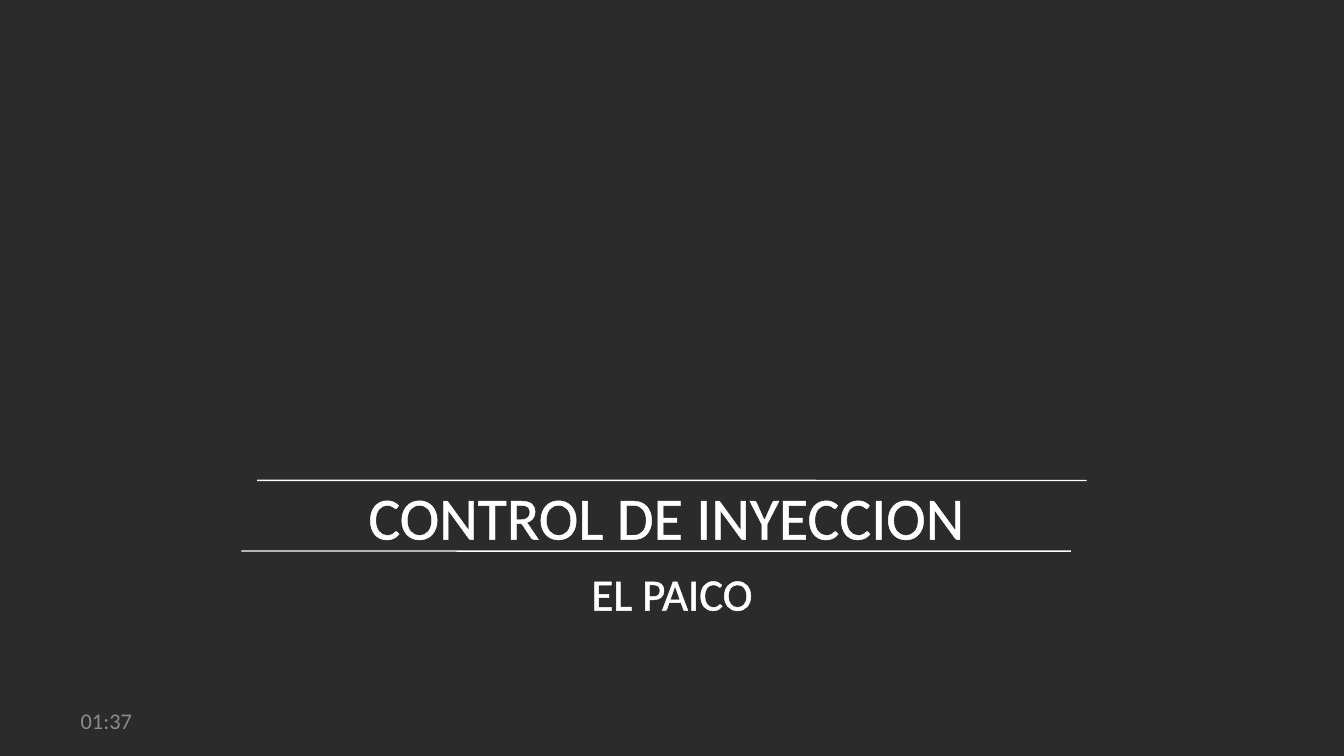
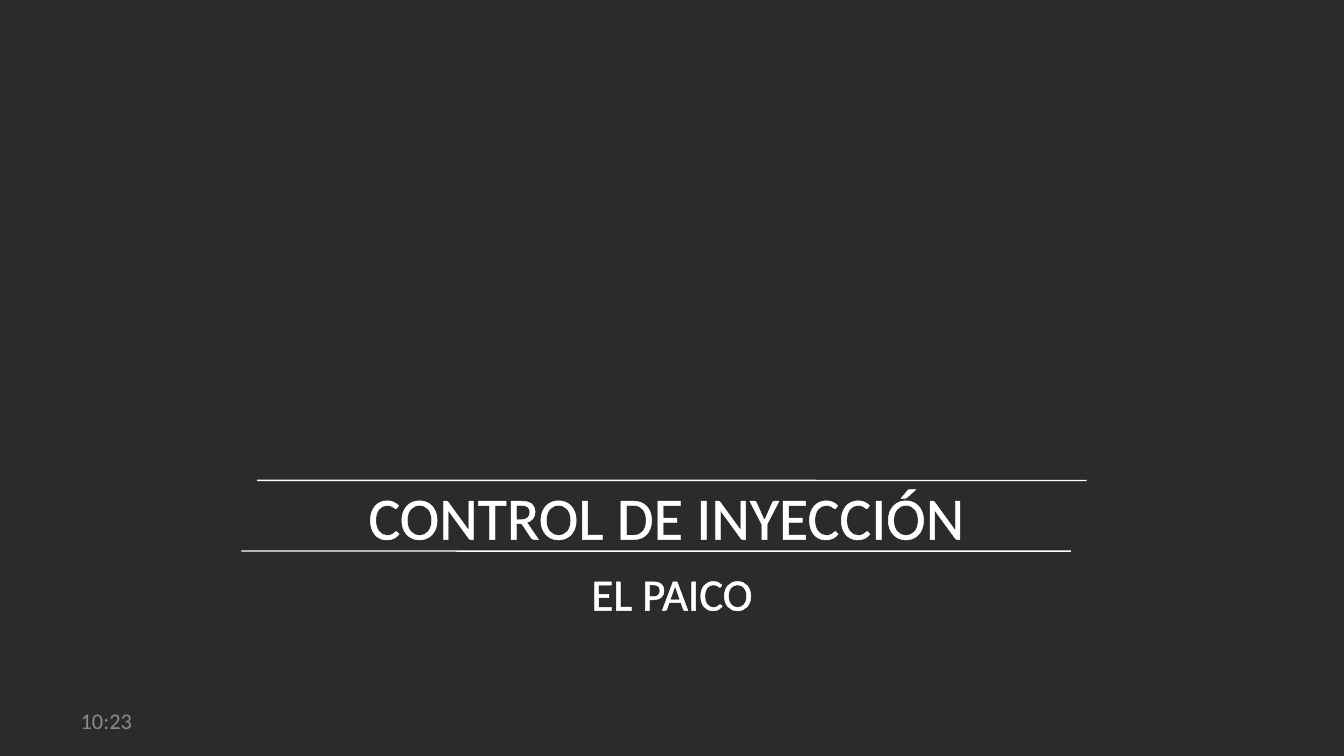
Before and after one commit to marcuxo/ariztindicador, a slide deck: slide 1 of server/public/descarga/CONTROL DE INYECCION.pptx. Drawn at 1344x756 pixels with LibreOffice and Linux fonts; fonts in the diff are those of the drawing; background and template pictures are left out; a plain dark background stands for a picture behind light text. Boxes give left, top, right and bottom in pixels: in the first picture for what was removed or moved away, otherwise in the second. Text is boxed around its words. In the diff, an @@ line names an element or a change of style, - is before the commit and + after.

```diff
--- a/server/public/descarga/CONTROL DE INYECCION.pptx
+++ b/server/public/descarga/CONTROL DE INYECCION.pptx
@@ text at <box>368,490,964,552</box>: text changed @@
-CONTROL DE INYECCION
+CONTROL DE INYECCIÓN
@@ text at <box>81,714,132,729</box>: text changed @@
-01:37
+10:23
```
Also in this commit, not shown: 6 other slides changed, 1 slide added, 1 slide removed, 1 other file.
